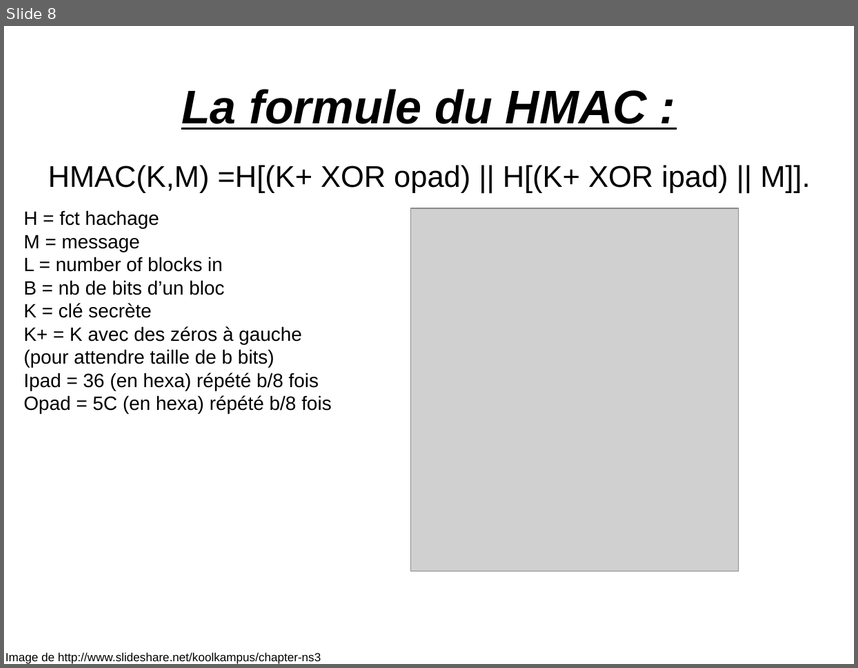
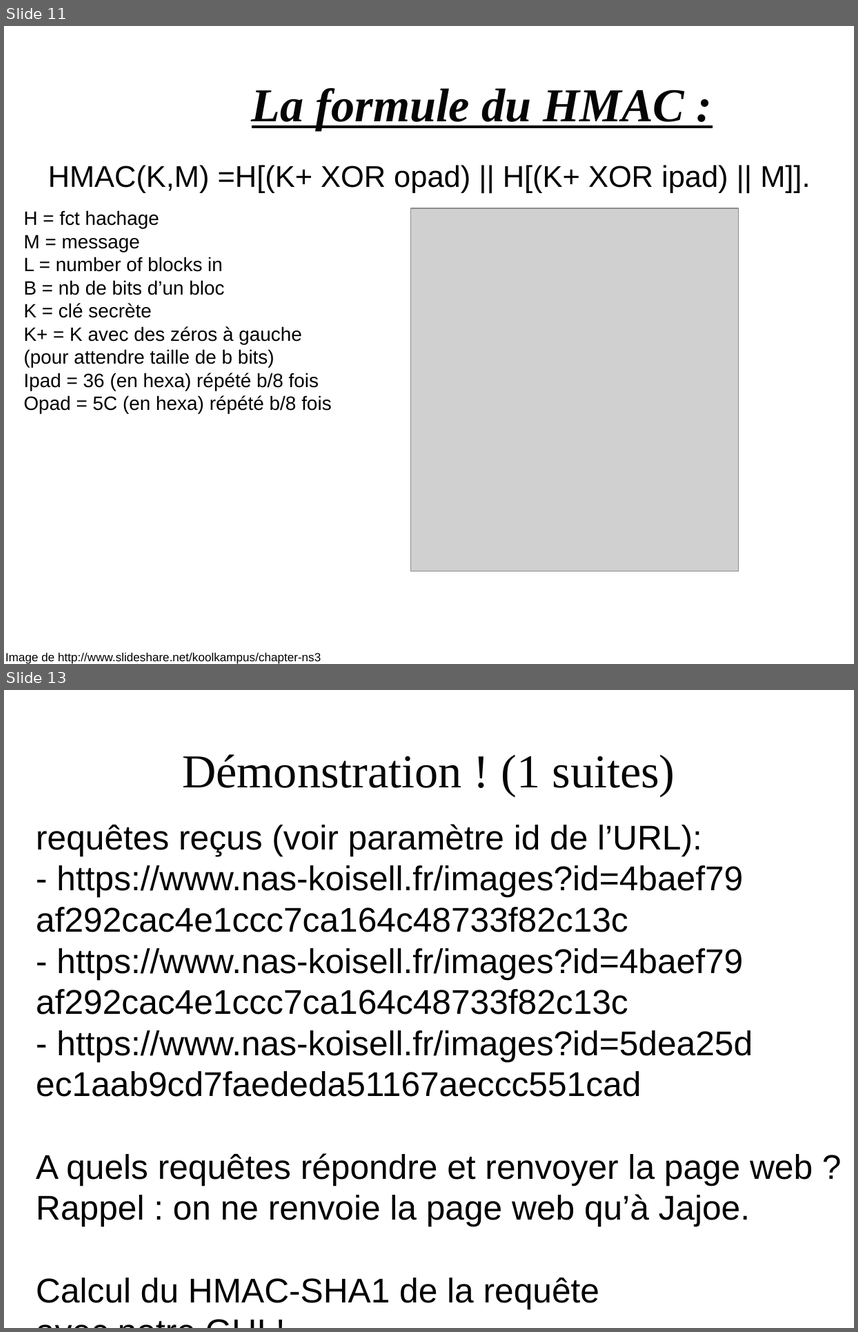
Before and after one commit to jajoe/HMAC, a slide deck: doc/presentation.odp. Shown one above the other, each under a label of ours: slide 8 before the commit, slides 11 and 13 after it; the slides between them are not shown. The pictures are 858x668 and 858x1332 pixels, drawn with LibreOffice and Linux fonts; fonts in the diff are those of the drawing; grey boxes stand for pictures; background and template pictures are left out. Boxes give left, top, right and bottom in pixels: in the first picture for what was removed or moved away, otherwise in the second. Text is boxed around its words. In the diff, an @@ line names an element or a change of style, - is before the commit and + after.

```diff
--- a/doc/presentation.odp
+++ b/doc/presentation.odp
@@ slide 13 added at (4,690,854,1328), background picture (left out) @@
@@ title added at (182,754,675,796), 44 pt, text #050505 @@
+Démonstration ! (1 suites)
@@ text added at (36,824,813,1308), 32 pt, text #000000 @@
+requêtes reçus (voir paramètre id de l’URL):
+- https://www.nas-koisell.fr/images?id=4baef79
+af292cac4e1ccc7ca164c48733f82c13c
+- https://www.nas-koisell.fr/images?id=4baef79
+af292cac4e1ccc7ca164c48733f82c13c
+- https://www.nas-koisell.fr/images?id=5dea25d
+ec1aab9cd7faededa51167aeccc551cad
+A quels requêtes répondre et renvoyer la page web ?
+Rappel : on ne renvoie la page web qu’à Jajoe.
+Calcul du HMAC-SHA1 de la requête
+avec notre GUI !
@@ what was slide 8 is now slide 11 @@
@@ slide 11 changed as well @@
@@ title "La formule du HMAC :": place and size @@
-title "La formule du HMAC :" at (181,89,647,129)
+title "La formule du HMAC :" at (252,88,684,131)
@@ title "La formule du HMAC :" at (252,88,684,131): font Arial to Times New Roman, text colour #000000 to #050505 @@
```
Also in this commit, not shown: 9 other slides changed, 7 other slides added, 1 slide removed, 1 other file.
